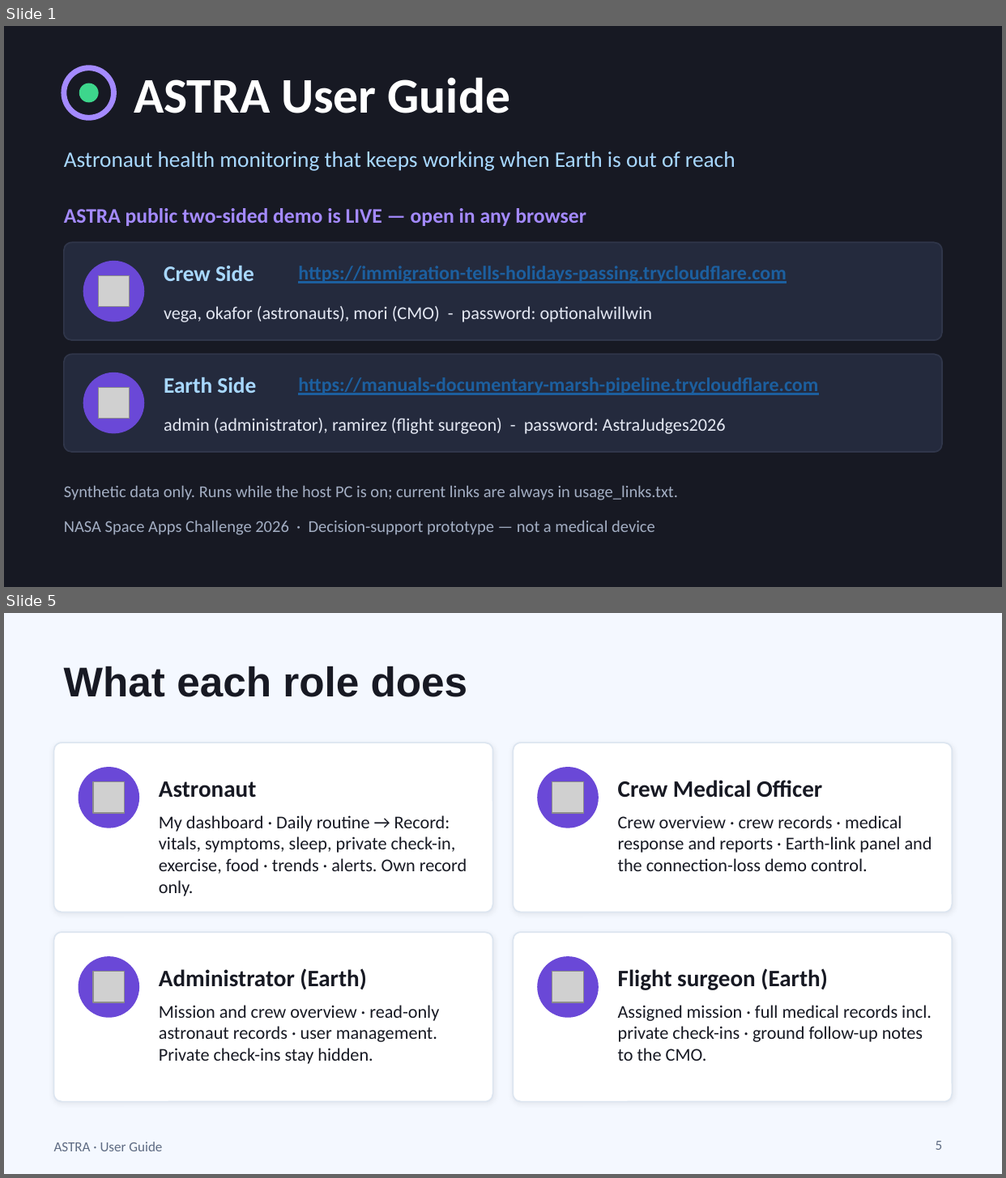
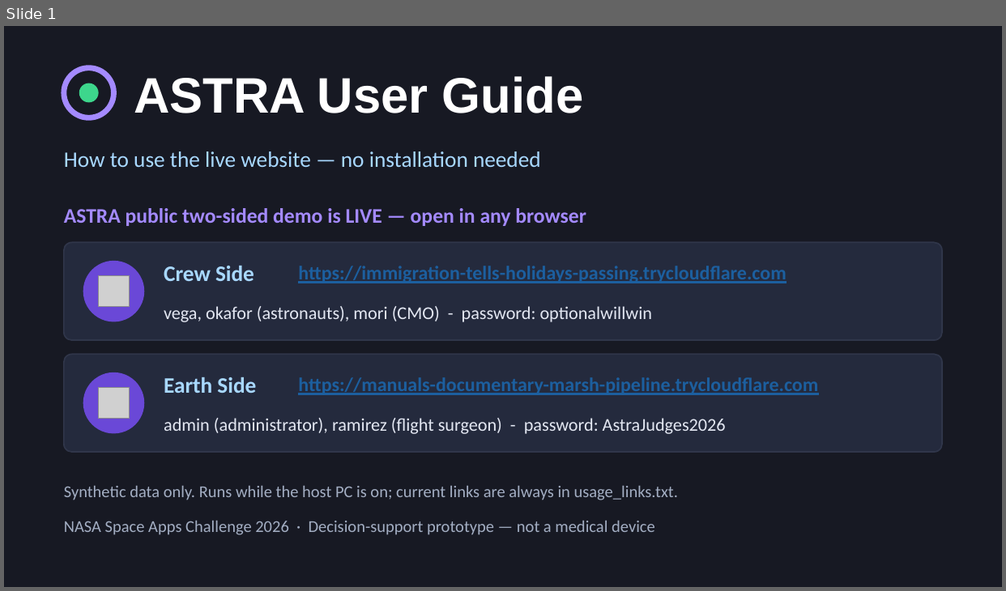
Before and after one commit to optional2026/nasa-challenge-2026, a slide deck: presentation/ASTRA_User_Guide.pptx. Shown one above the other, each under a label of ours: slides 1 and 5 before the commit, slide 1 after it; the slides between them are not shown. The pictures are 1006x1178 and 1006x591 pixels, drawn with LibreOffice and Linux fonts; fonts in the diff are those of the drawing; grey boxes stand for pictures. Boxes give left, top, right and bottom in pixels: in the first picture for what was removed or moved away, otherwise in the second. Text is boxed around its words. In the diff, an @@ line names an element or a change of style, - is before the commit and + after.

```diff
--- a/presentation/ASTRA_User_Guide.pptx
+++ b/presentation/ASTRA_User_Guide.pptx
@@ slide 5 removed at [4,613,1002,1174], background #F4F8FF @@
@@ title removed at [64,666,468,697] @@
-What each role does
@@ rounded rectangle removed at [54,743,493,913] @@
@@ rounded rectangle removed at [513,743,952,913] @@
@@ ellipse removed at [79,768,138,828] @@
@@ picture removed at [93,781,124,812] @@
@@ text removed at [159,781,256,798] @@
-Astronaut
@@ ellipse removed at [538,768,598,828] @@
@@ picture removed at [552,781,583,812] @@
@@ text removed at [618,780,822,798] @@
-Crew Medical Officer
@@ text removed at [159,815,467,897] @@
-My dashboard · Daily routine → Record: vitals, symptoms, sleep, private check-in, exercise, food · trends · alerts. Own record only.
@@ text removed at [618,815,932,871] @@
-Crew overview · crew records · medical response and reports · Earth-link panel and the connection-loss demo control.
@@ rounded rectangle removed at [54,932,493,1102] @@
@@ rounded rectangle removed at [513,932,952,1102] @@
@@ ellipse removed at [79,957,138,1017] @@
@@ picture removed at [93,971,124,1002] @@
@@ text removed at [159,969,366,990] @@
-Administrator (Earth)
@@ ellipse removed at [538,957,598,1017] @@
@@ picture removed at [552,971,583,1002] @@
@@ text removed at [618,969,827,990] @@
-Flight surgeon (Earth)
@@ text removed at [159,1005,439,1064] @@
-Mission and crew overview · read-only astronaut records · user management. Private check-ins stay hidden.
@@ text removed at [618,1005,931,1061] @@
-Assigned mission · full medical records incl. private check-ins · ground follow-up notes to the CMO.
@@ text removed at [54,1142,162,1152] @@
-ASTRA · User Guide
@@ page number removed at [936,1141,943,1150] @@
-5
@@ slide 1 changed as well @@
@@ text "ASTRA User Guide" at [134,76,583,113]: font Calibri to Arial @@
@@ text at [64,152,541,167]: text changed @@
-Astronaut health monitoring that keeps working when Earth is out of reach
+How to use the live website — no installation needed
```
Also in this commit, not shown: 1 other slide changed, 5 slides added, 4 other slides removed, 1 other file.
